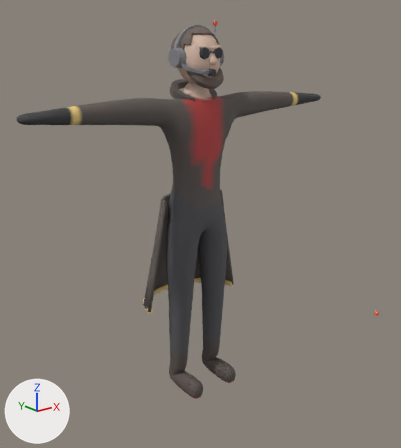
An edit to the glTF model art/characters/host/host.glb, drawn before and after from the same camera.
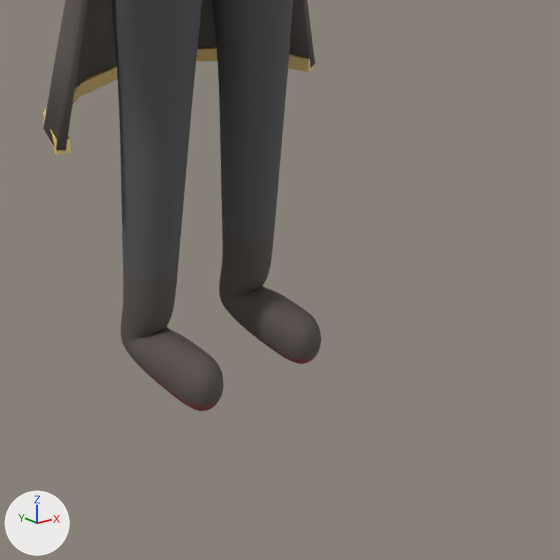
Each version appears first whole from a 50 mm camera at (-1.615, -2.045, 1.677) aimed at (0.103, 0.102, 0.818), and next in a close-up on the part from 32% to 79% of the width and 59% to 100% of the height. The axes (+X, +Y, +Z) are drawn at lower left. The lights are the same throughout. The first two pictures are the older version.

The first close-up shows 'HostMesh'.
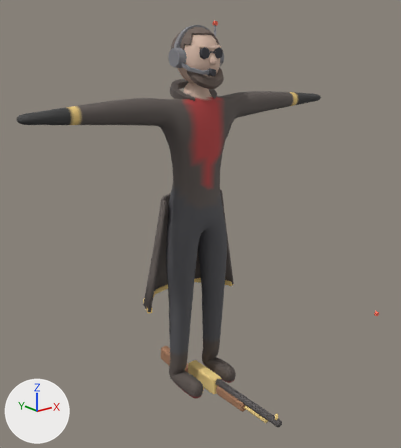
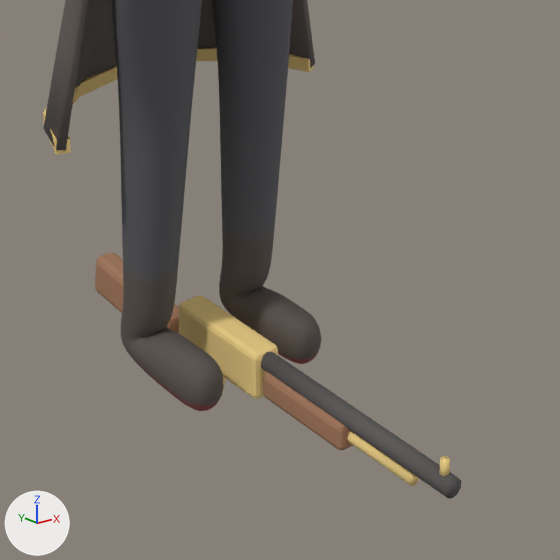
Commit message: The Host as a boss for Head Office (enemies/host_boss.gd)

Changed parts and their boxes (x1, y1, x2, y2) in the close-ups (560 x 560 px):
'Rifle', added: after (95, 253, 461, 499)

Edits to the bpy script that builds the scene:
```text
Add me_rifle:
    me_rifle.from_pydata(...)  # 328 vertices, 624 faces; spans x -0.027..0.027, y -0.6..0.322, z -0.085..0.1
    me_rifle.materials.append(mat_runnertoon)
Add ob_rifle:
    ob_rifle = bpy.data.objects.new('Rifle', me_rifle)
    ob_rifle.location = (0.0, 0.0, 0.0)
```
